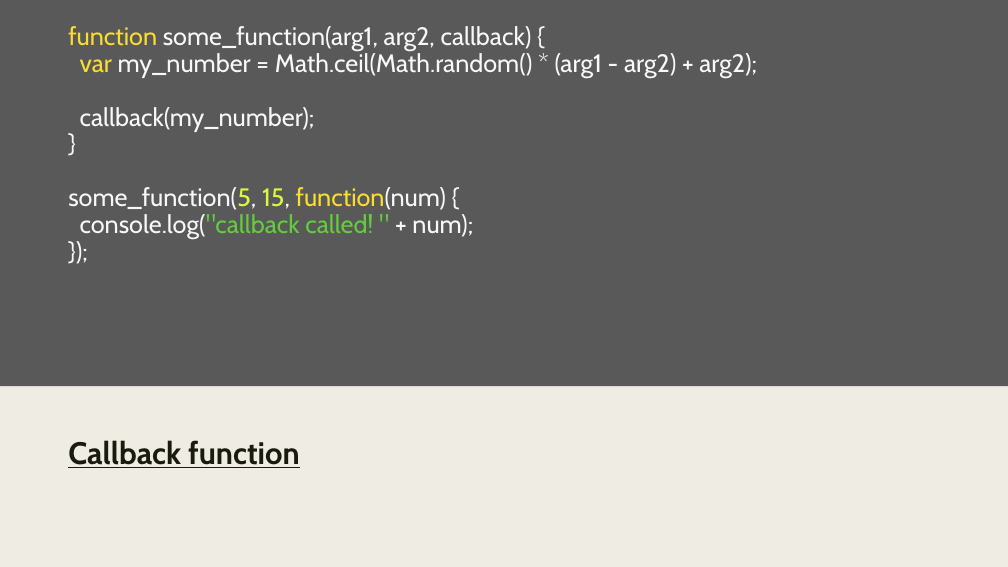
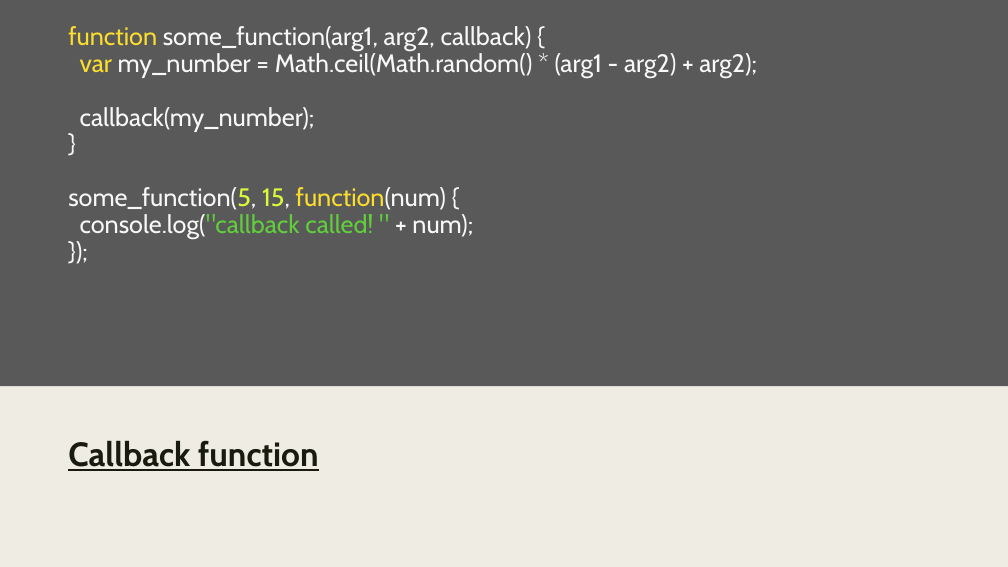
Before and after one commit to pkyurkchiev/mean-stack, a slide deck: slide 15 of presentations/nodeJS.pptx. Drawn at 1008x567 pixels with LibreOffice and Linux fonts; fonts in the diff are those of the drawing. Boxes give left, top, right and bottom in pixels: in the first picture for what was removed or moved away, otherwise in the second. Text is boxed around its words. In the diff, an @@ line names an element or a change of style, - is before the commit and + after.

```diff
--- a/presentations/nodeJS.pptx
+++ b/presentations/nodeJS.pptx
@@ text "Callback function" at (68,440,319,471): size 29.6 to 32 pt @@
```
Also in this commit, not shown: 1 other slide changed, 12 other files.
